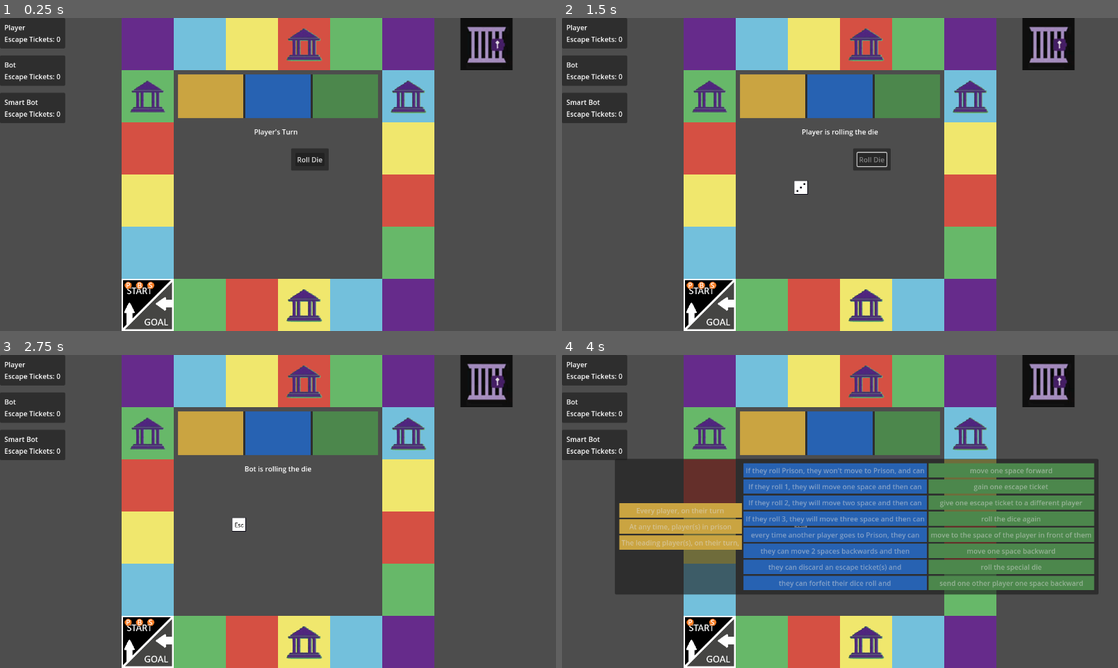
Above: before the commit, frames 1-4 (two rows, left to right).
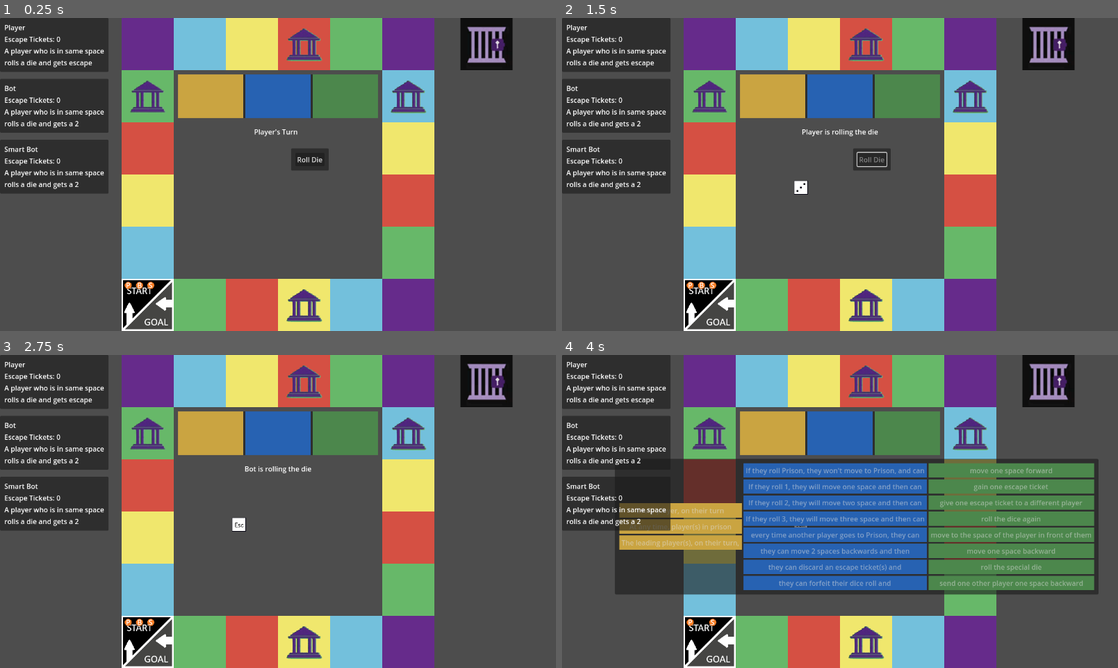
Above: after the commit, the same moments.

Repository: tjfeldman/RulesRace
Game: Godot game, scene res://rules_race_board.tscn
Same seed, same stepped clock (60 frames per second), same inputs: the game is played once before the commit and once after it.
Inputs (mouse positions are in pixels of both pictures, inside the frame that each line leads up to):
- Up to frame 1 (0.25 s): no input
- Up to frame 2 (1.5 s): click "Roll Die" at 0.5 s; tap Enter at 1.25 s; move the mouse to (962, 158) at 1.27 s; click (962, 158) at 1.42 s
- Up to frame 3 (2.75 s): click "End Turn" at 2 s
- Up to frame 4 (4 s): tap Space at 2.75 s; move the mouse to (728, 527) at 2.77 s; click (728, 527) at 2.92 s; tap Enter at 3.5 s; move the mouse to (895, 442) at 3.52 s; click (895, 442) at 3.67 s

The runs differ from the first frame. In frame 1, 7.2% of the frame differs, in the area x 0-20%, y 0-56%; in frame 2, 7.2%; in frame 3, 7.2%; in frame 4, 6.0%.

Commit message:
Added Initial Work for Personal Rules
Signed-off-by: Tyler Feldman <tyler.feldman148@gmail.com>

Diff:
--- a/rules_race_board.tscn
+++ b/rules_race_board.tscn
@@ -1,9 +1,10 @@
-[gd_scene load_steps=13 format=3 uid="uid://bfjvv7ybhocmc"]
+[gd_scene load_steps=14 format=3 uid="uid://bfjvv7ybhocmc"]
 
 [ext_resource type="Script" uid="uid://cru50j3o060kc" path="res://scripts/Main.gd" id="1_hc47j"]
 [ext_resource type="Script" uid="uid://dy6tjq1ffk4ot" path="res://scripts/TurnManager.gd" id="2_7x4bf"]
 [ext_resource type="PackedScene" uid="uid://bykn11n338pv0" path="res://scenes/board.tscn" id="2_oi1hd"]
 [ext_resource type="Texture2D" uid="uid://dvou8cmqetxjd" path="res://assets/player_piece.png" id="2_qq0id"]
+[ext_resource type="Script" uid="uid://cox8h1cvcid5s" path="res://scripts/PersonalRules/PersonalRuleManager.gd" id="3_4cpy1"]
 [ext_resource type="Script" uid="uid://dfq7rx0jqalbj" path="res://scripts/PlayerManager.gd" id="3_k5sdh"]
 [ext_resource type="Script" uid="uid://5sw4m82tmdan" path="res://scripts/Player/HumanPlayer.gd" id="4_q22oy"]
 [ext_resource type="PackedScene" uid="uid://bxyr41hboor7s" path="res://scenes/specialDice.tscn" id="4_s36df"]
@@ -18,6 +19,9 @@
 
 [node name="TurnManager" type="Node" parent="."]
 script = ExtResource("2_7x4bf")
+
+[node name="PersonalRuleManager" type="Node" parent="TurnManager"]
+script = ExtResource("3_4cpy1")
 
 [node name="TurnStatus" type="Label" parent="TurnManager"]
 anchors_preset = -1
--- a/scenes/playerUI.tscn
+++ b/scenes/playerUI.tscn
@@ -43,6 +43,15 @@
 layout_mode = 2
 text = "0"
 
+[node name="PersonalRule" type="VBoxContainer" parent="PanelContainer/MarginContainer/VBoxContainer"]
+layout_mode = 2
+
+[node name="Trigger" type="Label" parent="PanelContainer/MarginContainer/VBoxContainer/PersonalRule"]
+layout_mode = 2
+
+[node name="Condition" type="Label" parent="PanelContainer/MarginContainer/VBoxContainer/PersonalRule"]
+layout_mode = 2
+
 [node name="Finished" type="Label" parent="PanelContainer/MarginContainer/VBoxContainer"]
 visible = false
 layout_mode = 2
--- /dev/null
+++ b/scripts/PersonalRules/PersonalRule.gd
@@ -0,0 +1,27 @@
+extends Node
+class_name PersonalRule
+
+var _trigger: PersonalRules.Trigger;
+var _condition: PersonalRules.Condition;
+
+func _init(t: PersonalRules.Trigger, c: PersonalRules.Condition):
+	_trigger = t;
+	_condition = c;
+
+"""
+GETTERS
+"""
+func get_trigger() -> PersonalRules.Trigger:
+	return _trigger;
+
+func get_condition() -> PersonalRules.Condition:
+	return _condition;
+
+func _to_string() -> String:
+	return "Personal Rule: %s %s"%[PersonalRules.get_trigger_str(_trigger), PersonalRules.get_condition_str(_condition)];
+
+#TODO: Temporary
+static func get_random_personal_rule():
+	var t = PersonalRules.Trigger.SAME_SPACE;
+	var c= PersonalRules.Condition.values().pick_random();
+	return PersonalRule.new(t,c);
--- /dev/null
+++ b/scripts/PersonalRules/PersonalRuleManager.gd
@@ -0,0 +1,44 @@
+extends Node
+class_name PersonalRuleManager
+
+#Register the Personal Rule condition with an Array of players
+#static var _registered_triggers: Dictionary[PersonalRules.Trigger, Array];
+static var _registered_conditions: Dictionary[PersonalRules.Condition, Array];
+
+static func register_personal_rule(player: Player):
+	var rule = player.getPersonalRule();
+
+	#register trigger to dictionary
+	#var trigger_arr = _registered_triggers.get_or_add(rule.get_trigger(), []);
+	#trigger_arr.append(player);
+
+	#register condition to dictionary
+	var condition_arr = _registered_conditions.get_or_add(rule.get_condition(), []);
+	condition_arr.append(player);
+
+#This function checks to see if any players' personal rule will trigger on a roll
+func check_roll_condition(roller: Player, roll: Variant):
+	var player_arr;
+	match roll:
+		1:
+			player_arr = _registered_conditions.get(PersonalRules.Condition.ROLL_ONE);
+		2:
+			player_arr = _registered_conditions.get(PersonalRules.Condition.ROLL_TWO);
+		3:
+			player_arr = _registered_conditions.get(PersonalRules.Condition.ROLL_THREE);
+		"Jail":
+			player_arr = _registered_conditions.get(PersonalRules.Condition.ROLL_PRISON);
+		"Escape":
+			player_arr = _registered_conditions.get(PersonalRules.Condition.ROLL_ESCAPE);
+	#END MATCH
+
+	#If the player_arr exists, then for each player in the arr we should check their trigger
+	if player_arr:	for player in player_arr: await _check_personal_rule_trigger(player, roller)
+
+func _check_personal_rule_trigger(player: Player, causer: Player):
+	var trigger = player.getPersonalRule().get_trigger();
+	match trigger:
+		PersonalRules.Trigger.SAME_SPACE:
+			#Check the rule is triggered by someone other than the causer and the causer and player are in the same space
+			if player != causer and player.getBoardPosition() == causer.getBoardPosition():
+				print("%s triggered their personal rule"%player);
--- /dev/null
+++ b/scripts/PersonalRules/PersonalRules.gd
@@ -0,0 +1,35 @@
+extends Node
+class_name PersonalRules
+
+"""
+Enums
+"""
+enum Trigger {
+	SAME_SPACE,
+}
+
+enum Condition{
+	ROLL_ONE,
+	ROLL_TWO,
+	ROLL_THREE,
+	ROLL_PRISON,
+	ROLL_ESCAPE,
+}
+
+"""
+String Conversion
+"""
+const TRIGGER_STR: Array[String] = [
+	"A player who is in same space",
+]
+
+const CONDITION_STR: Array[String] = [
+	"rolls a die and gets a 1",
+	"rolls a die and gets a 2",
+	"rolls a die and gets a 3",
+	"rolls a die and gets jail",
+	"rolls a die and gets escape",
+]
+
+static func get_trigger_str(t: Trigger) -> String: return TRIGGER_STR[t];
+static func get_condition_str(c: Condition) -> String: return CONDITION_STR[c];
--- a/scripts/Player/PlayerCharacter.gd
+++ b/scripts/Player/PlayerCharacter.gd
@@ -17,30 +17,36 @@
 var _x_offsets = [-24, 0, 24];
 
 #private variables
-var _escapeTickets : int = 0:
+#TODO: Might be cleaner as a class
+var _escape_tickets : int = 0:
 	set(value):
 		#Update value and then emit signal
-		_escapeTickets = value;
+		_escape_tickets = value;
 		Events.emit_signal("updated_escape_tickets", self);
 
-var _boardPosition : int = 0;
-var _inJail : bool = false;
+var _board_position : int = 0;
+var _in_jail : bool = false;
 var _finished : bool = false;
+var _personal_rule: PersonalRule = PersonalRule.get_random_personal_rule();
 
+#TODO: refactor name convention to follow snake_case
 func getBoardPosition():
-	return _boardPosition;
+	return _board_position;
 
 func hasEscapeTicket():
-	return _escapeTickets > 0;
+	return _escape_tickets > 0;
 
 func getEscapeTicketCount():
-	return _escapeTickets;
+	return _escape_tickets;
 
 func addEscapeTicket():
-	_escapeTickets += 1;
+	_escape_tickets += 1;
 
 func removeEscapeTicket():
-	_escapeTickets -= 1;
+	_escape_tickets -= 1;
+
+func getPersonalRule():
+	return _personal_rule;
 
 func hasFinished():
 	return _finished;
@@ -63,7 +69,7 @@
 	Events.emit_signal("player_moved");
 
 func moveToPlayer(player: Player):
-	var dist = player.getBoardPosition() - _boardPosition;
+	var dist = player.getBoardPosition() - _board_position;
 	while dist != 0:
 		if dist > 0:
 			await _movePlayerForward();
@@ -75,40 +81,40 @@
 
 func _movePlayerForward():
 	#prevent movement if player is in jail or has finished
-	if !_inJail and !_finished:
-		_boardPosition += 1;
-		var targetTile = board.getTilePosition(_boardPosition);
+	if !_in_jail and !_finished:
+		_board_position += 1;
+		var targetTile = board.getTilePosition(_board_position);
 		await _movePlayer(targetTile);
 
 		#check if player reached goal
-		if board.isGoalSpace(_boardPosition):
+		if board.isGoalSpace(_board_position):
 			_finished = true;
 			Events.emit_signal("player_reached_goal", self);
 
 func _movePlayerBackward():
-	if !_inJail and _boardPosition > 0:
-		_boardPosition -= 1;
-		var targetTile = board.getTilePosition(_boardPosition);
+	if !_in_jail and _board_position > 0:
+		_board_position -= 1;
+		var targetTile = board.getTilePosition(_board_position);
 		await _movePlayer(targetTile);
 
 func sendToJail():
-	if !_inJail:
+	if !_in_jail:
 		await _movePlayer(board.getJailPosition(), playerMoveSpeed * 3);
-		_inJail = true;
+		_in_jail = true;
 		Events.emit_signal("action_trigger", EventPair.new(self, EventPair.ActionChecks.JAIL));
 		return true;
 	return false;
 
 #returns true if player escaped from jail and should roll again
 func escapeFromJail():
-	if _inJail:
-		await _movePlayer(board.getTilePosition(_boardPosition), playerMoveSpeed * 3);
-		_inJail = false;
+	if _in_jail:
+		await _movePlayer(board.getTilePosition(_board_position), playerMoveSpeed * 3);
+		_in_jail = false;
 		return true;
 	return false;
 
 func isInJail():
-	return _inJail;
+	return _in_jail;
 
 func isBot():
 	return self is BotPlayer;
--- a/scripts/PlayerManager.gd
+++ b/scripts/PlayerManager.gd
@@ -21,6 +21,9 @@
 			_players.append(child);
 			_player_board_order.append(child);
 			#set piece offset
+			PersonalRuleManager.register_personal_rule(child);
+			print (child.getPersonalRule());
+
 			child.board_offset = offset;
 			offset += 1;
 
--- a/scripts/PlayerUI.gd
+++ b/scripts/PlayerUI.gd
@@ -5,6 +5,8 @@
 @onready var ticket_counter: HBoxContainer = $PanelContainer/MarginContainer/VBoxContainer/TicketCounter
 @onready var count: Label = $PanelContainer/MarginContainer/VBoxContainer/TicketCounter/Count
 @onready var finished: Label = $PanelContainer/MarginContainer/VBoxContainer/Finished
+@onready var trigger: Label = $PanelContainer/MarginContainer/VBoxContainer/PersonalRule/Trigger
+@onready var condition: Label = $PanelContainer/MarginContainer/VBoxContainer/PersonalRule/Condition
 
 #only allow set player to be assigned once
 var assignedPlayer : Player:
@@ -19,6 +21,10 @@
 	Events.player_moved.connect(_update_leading);
 	Events.player_reached_goal.connect(_on_player_finished);
 	Events.game_over.connect(_game_is_over);
+
+	var personal_rule = assignedPlayer.getPersonalRule();
+	trigger.text = PersonalRules.get_trigger_str(personal_rule.get_trigger());
+	condition.text = PersonalRules.get_condition_str(personal_rule.get_condition());
 
 func update_ui():
 	count.text = str(assignedPlayer.getEscapeTicketCount());
--- a/scripts/TurnManager.gd
+++ b/scripts/TurnManager.gd
@@ -1,11 +1,13 @@
 extends Node
-class_name TurnManager #TODO Find a better way to get Turn Player without making this class static accessible
+class_name TurnManager
+#TODO Find a better way to get Turn Player without making this class static accessible
 
 @onready var turn_status: Label = $TurnStatus
 @onready var dice: Sprite2D = $Dice
 @onready var special_dice: Sprite2D = $SpecialDice
 @onready var board: Gameboard = $Board
 @onready var group_rule_manager: Control = $GroupRuleManager
+@onready var personal_rule_manager: Node = $PersonalRuleManager
 
 static var _turn_player: Player;
 static func get_turn_player(): return _turn_player;
@@ -128,6 +130,7 @@
 Handle Turn Actions
 """
 func _on_dice_has_rolled(_type: Dice.Type, roll: Variant) -> void:
+	await personal_rule_manager.check_roll_condition(_turn_player, roll);
 	if await group_rule_manager.check_roll_trigger(_turn_player, roll):
 		turn_status.text = "%s triggered the group rule" %_turn_player.playerName;
 		_calculate_actions();
Not shown, removed: scripts/GroupRuleSelector.gd.uid
Not shown, added: scripts/PersonalRules/PersonalRule.gd.uid
Not shown, added: scripts/PersonalRules/PersonalRuleManager.gd.uid
Not shown, added: scripts/PersonalRules/PersonalRules.gd.uid
